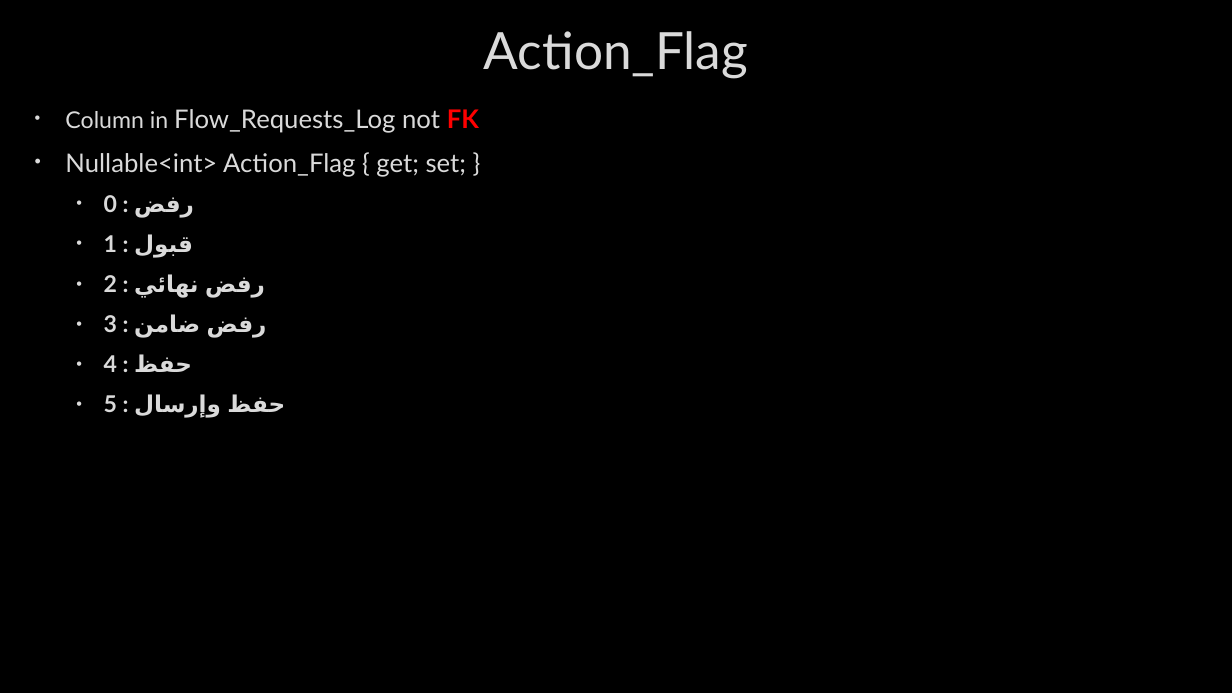
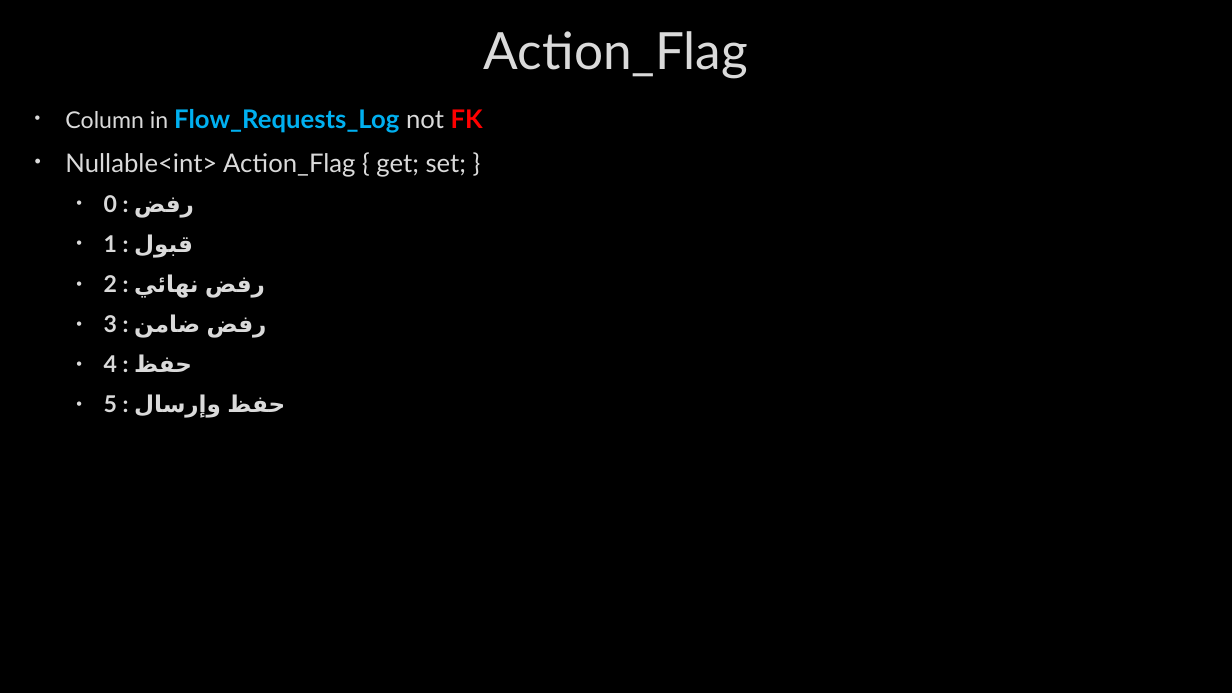
Before and after one commit to AhmedMohamedSamir1/Summary, a slide deck: slide 156 of Dot Net/Business.pptx (slide 148 before the commit). Drawn at 1232x693 pixels with LibreOffice and Linux fonts; fonts in the diff are those of the drawing; background and template pictures are left out. Boxes give left, top, right and bottom in pixels: in the first picture for what was removed or moved away, otherwise in the second. Text is boxed around its words. In the diff, an @@ line names an element or a change of style, - is before the commit and + after.

```diff
--- a/Dot Net/Business.pptx
+++ b/Dot Net/Business.pptx
@@ text at [65,109,483,133]: text colour #DADADA to #00B0F0, bold on in "Flow_Requests_Log" @@
```
Also in this commit, not shown: 12 other slides changed, 10 slides added, 1 slide removed, 2 other files.
